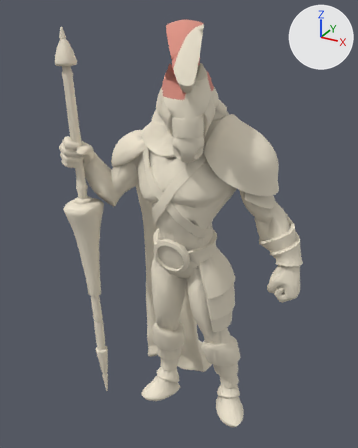
What one commit did to the glTF model public/prototype/models/rebuilt-knight.glb.
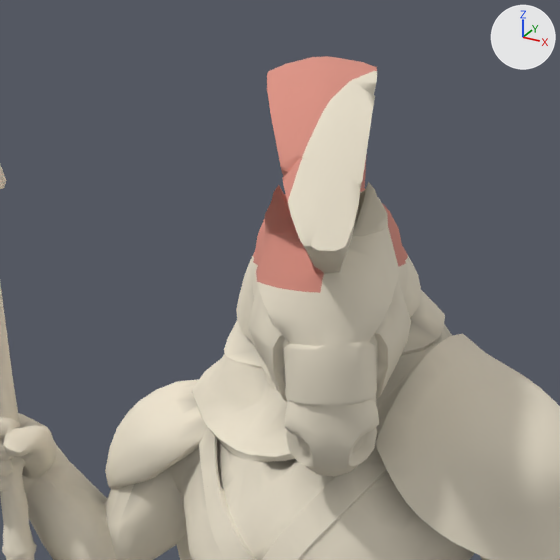
Each version appears first whole from a camera (50 mm lens) standing at (0.762, -1.504, 1.515) and looking at (-0.056, -0.015, 0.771), and next in a close-up on the part from 21% to 74% of the width and 0% to 43% of the height. Lighting does not change. The marker at upper right points along +X, +Y and +Z. The first two pictures are the older version. Vertices at exactly the same position are counted once.

The older version as bpy lines, for what is in view:
```python
me_refined_knight___clean_paint_boundaries = bpy.data.meshes.new('Refined_knight · clean paint boundaries')
me_refined_knight___clean_paint_boundaries.from_pydata(...)  # 10116 vertices, 20352 faces; spans x -0.424..0.424, y -0.329..0.329, z 0.0..1.479
# faces by material slot: [19407, 945]
me_refined_knight___clean_paint_boundaries.materials.append(mat_army)
me_refined_knight___clean_paint_boundaries.materials.append(mat_accent1)
ob_knight_source_surface = bpy.data.objects.new('knight source surface', me_refined_knight___clean_paint_boundaries)
ob_knight_source_surface.location = (0.0, 0.0, 0.0)
```
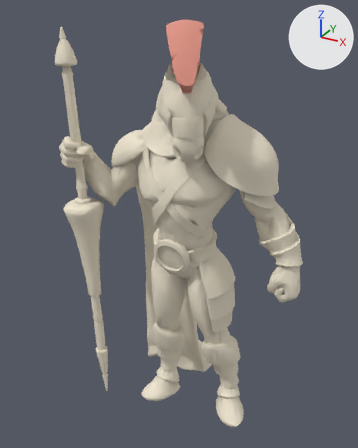
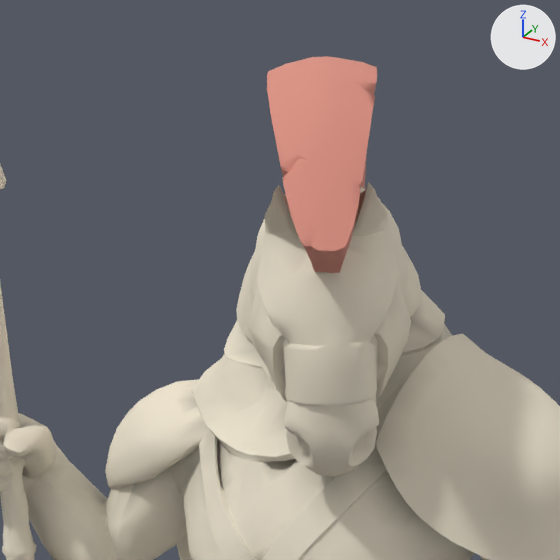
Location of each change, [x1, y1, x2, y2] in pixels of the close-ups (560 x 560 px):
```json
{"part": 1, "of": "me_refined_knight___clean_paint_boundaries", "change": "deleted", "before": [248, 64, 417, 317]}
{"part": 2, "of": "me_refined_knight___clean_paint_boundaries", "change": "recoloured", "before": [291, 81, 377, 273], "after": [291, 81, 377, 273], "on screen": "white to pink"}
{"part": 3, "of": "me_refined_knight___clean_paint_boundaries", "change": "recoloured", "before": [258, 185, 400, 283], "after": [258, 185, 400, 283], "on screen": "lighter"}
```

The change, as JSON lines over the scene's bpy script:
```json
{"block": "me_refined_knight___clean_paint_boundaries", "where": "# used by ob_knight_source_surface; location = (0.0, 0.0, 0.0)"}
{"op": "remove", "block": "me_refined_knight___clean_paint_boundaries", "code": "me_refined_knight___clean_paint_boundaries.from_pydata(...)  # 10116 vertices, 20352 faces; spans x -0.424..0.424, y -0.329..0.329, z 0.0..1.479"}
{"op": "add", "block": "me_refined_knight___clean_paint_boundaries", "code": "me_refined_knight___clean_paint_boundaries.from_pydata(...)  # 9919 vertices, 20000 faces; spans x -0.424..0.424, y -0.329..0.329, z 0.0..1.479"}
{"block": "me_refined_knight___clean_paint_boundaries", "change": "me_refined_knight___clean_paint_boundaries part 1: 197 vertices removed from x -0.1..0.09, y -0.313..0.078, z 1.248..1.468"}
{"block": "me_refined_knight___clean_paint_boundaries", "change": "me_refined_knight___clean_paint_boundaries part 2: 168 faces spanning x -0.088..0.15, y -0.329..0.086, z 1.139..1.46 switch from mat_army to mat_accent1"}
{"block": "me_refined_knight___clean_paint_boundaries", "change": "me_refined_knight___clean_paint_boundaries part 3: 368 faces spanning x -0.096..0.09, y -0.27..0.033, z 1.273..1.372 switch from mat_accent1 to mat_army"}
```
